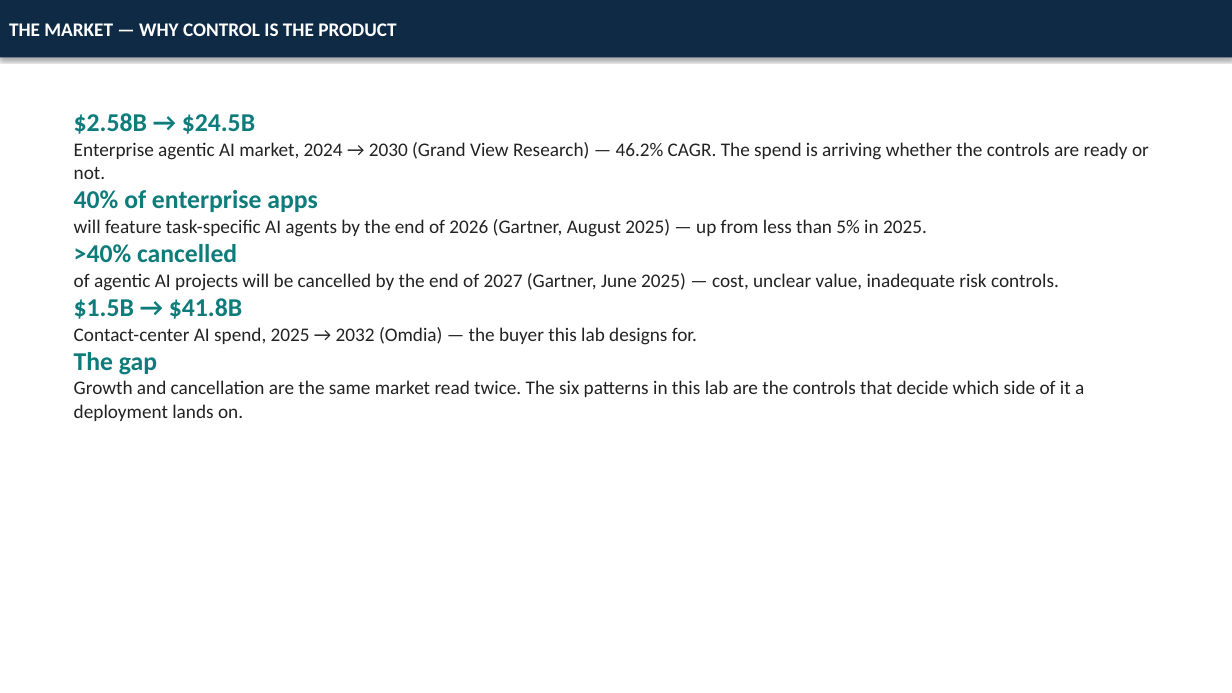
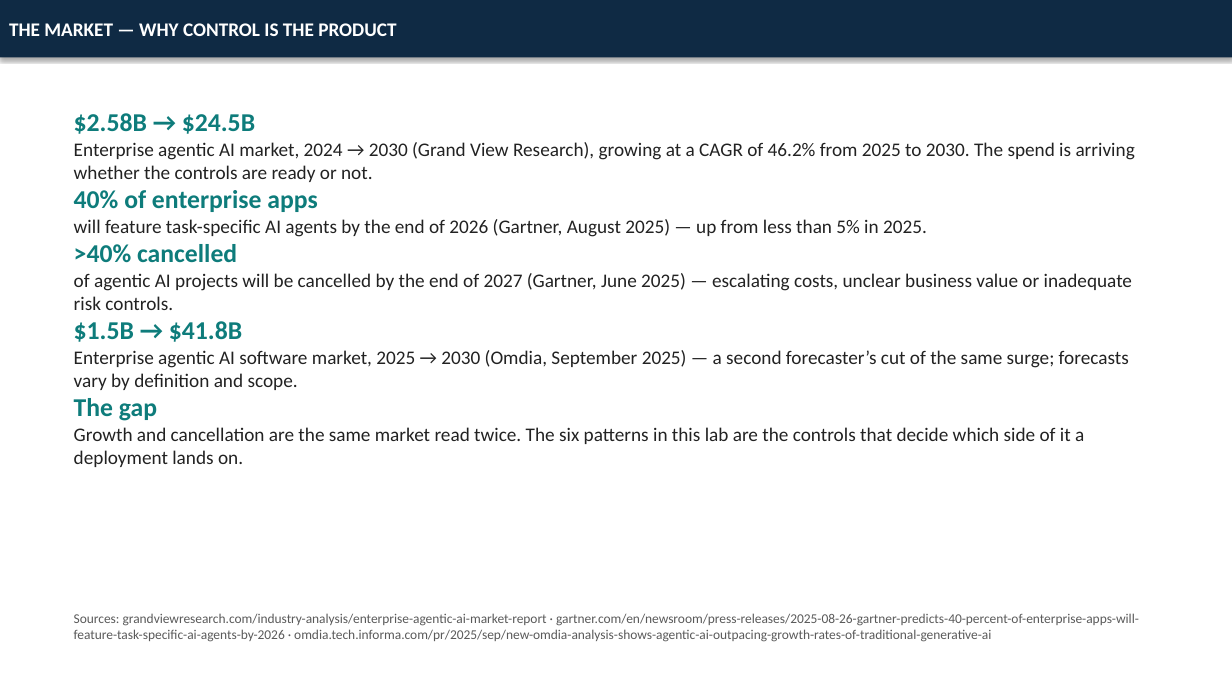
Before and after one commit to GAI-Engineering/poc-learning-lab, a slide deck: slide 2 of business/POC-BUSINESS-CASE-DECK.pptx. Drawn at 1232x693 pixels with LibreOffice and Linux fonts; fonts in the diff are those of the drawing. Boxes give left, top, right and bottom in pixels: in the first picture for what was removed or moved away, otherwise in the second. Text is boxed around its words. In the diff, an @@ line names an element or a change of style, - is before the commit and + after.

```diff
--- a/business/POC-BUSINESS-CASE-DECK.pptx
+++ b/business/POC-BUSINESS-CASE-DECK.pptx
@@ text at (x1=74, y1=142, x2=1135, y2=182): text changed @@
-Enterprise agentic AI market, 2024 → 2030 (Grand View Research) — 46.2% CAGR. The spend is arriving whether the controls are ready or not.
+Enterprise agentic AI market, 2024 → 2030 (Grand View Research), growing at a CAGR of 46.2% from 2025 to 2030. The spend is arriving whether the controls are ready or not.
@@ text at (x1=74, y1=273, x2=1132, y2=310): text changed @@
-of agentic AI projects will be cancelled by the end of 2027 (Gartner, June 2025) — cost, unclear value, inadequate risk controls.
+of agentic AI projects will be cancelled by the end of 2027 (Gartner, June 2025) — escalating costs, unclear business value or inadequate risk controls.
@@ text at (x1=74, y1=350, x2=1129, y2=390): text changed @@
-Contact-center AI spend, 2025 → 2032 (Omdia) — the buyer this lab designs for.
+Enterprise agentic AI software market, 2025 → 2030 (Omdia, September 2025) — a second forecaster’s cut of the same surge; forecasts vary by definition and scope.
@@ text added at (x1=74, y1=613, x2=1139, y2=642), 10.5 pt, text #5A5A5A @@
+Sources: grandviewresearch.com/industry-analysis/enterprise-agentic-ai-market-report · gartner.com/en/newsroom/press-releases/2025-08-26-gartner-predicts-40-percent-of-enterprise-apps-will-feature-task-specific-ai-agents-by-2026 · omdia.tech.informa.com/pr/2025/sep/new-omdia-analysis-shows-agentic-ai-outpacing-growth-rates-of-traditional-generative-ai
```
Also in this commit, not shown: 1 other slide changed, 1 other file.
